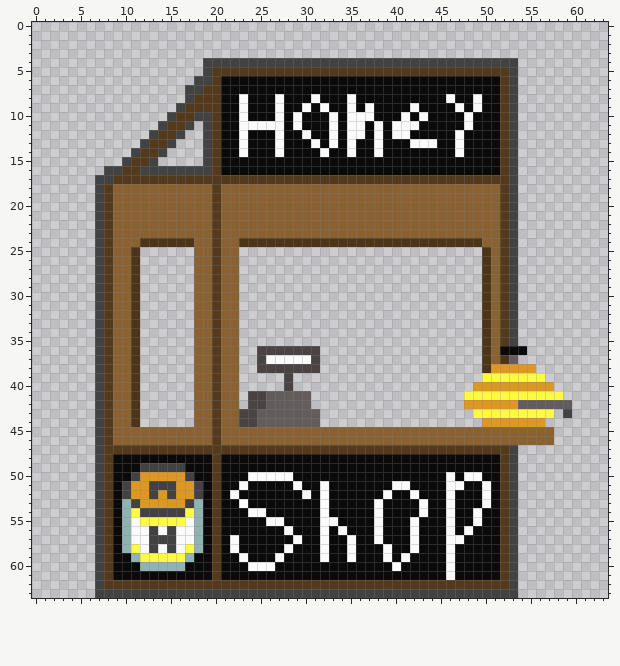
File history of a pixel-art sprite, assets/sprites/honey_shop.png. That is the earlier state.
The file is 64x64 pixels.
The result:
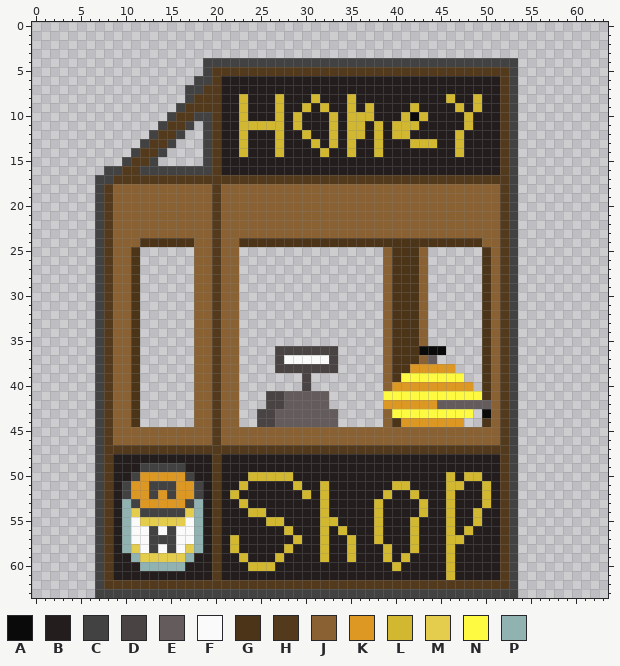
Palette (. is transparent): A #0b0a0a  B #231d1d  C #424242  D #494343  E #645c5c  F #fafafa  G #4c3419  H #543a1c  J #8a6133  K #dc9823  L #d1b830  M #e4cc4c  N #fdfa41  P #90b3b1
Diff:
@@ x 19..53 @@
  5 CHHHHHHHHHHHHHHHHHHHHHHHHHHHHHHHHHC
- 6 CHAAAAAAAAAAAAAAAAAAAAAAAAAAAAAAAHC
- 7 HHAAAAAAAAAAAAAAAAAAAAAAAAAAAAAAAHC
- 8 HHAAFAAAFAAAFAAAFAAAAAAAAAAFAAFAAHC
- 9 HHAAFAAAFAAFAFAAFAFAAAAFAAAAFAFAAHC
-10 CHAAFAAAFAFAAAFAFFFAAAFAFAAAAFAAAHC
-11 CHAAFFFFFAFAAAFAFFAFAFFFAAAAAFAAAHC
-12 CHAAFAAAFAAFAAFAFFAFAFFAAAAAFAAAAHC
-13 CHAAFAAAFAAAFAFAFAAFAAAFFFAAFAAAAHC
-14 CHAAFAAAFAAAAFAAFAAFAAAAAAAAFAAAAHC
-15 CHAAAAAAAAAAAAAAAAAAAAAAAAAAAAAAAHC
-16 CHAAAAAAAAAAAAAAAAAAAAAAAAAAAAAAAHC
+ 6 CHBBBBBBBBBBBBBBBBBBBBBBBBBBBBBBBHC
+ 7 HHBBBBBBBBBBBBBBBBBBBBBBBBBBBBBBBHC
+ 8 HHBBLBBBLBBBLBBBLBBBBBBBBBBLBBLBBHC
+ 9 HHBBLBBBLBBLBLBBLBLBBBBLBBBBLBLBBHC
+10 CHBBLBBBLBLBBBLBLLLBBBLALBBBBLBBBHC
+11 CHBBLLLLLBLBBBLBLLBLBLLLBBBBBLBBBHC
+12 CHBBLBBBLBBLBBLBLLBLBLLBBBBBLBBBBHC
+13 CHBBLBBBLBBBLBLBLBBLBBBLLLBBLBBBBHC
+14 CHBBLBBBLBBBBLBBLBBLBBBBBBBBLBBBBHC
+15 CHBBBBBBBBBBBBBBBBBBBBBBBBBBBBBBBHC
+16 CHBBBBBBBBBBBBBBBBBBBBBBBBBBBBBBBHC
 17 HHHHHHHHHHHHHHHHHHHHHHHHHHHHHHHHHHC
@@ x 0..63 @@
 24 .......CHJJJGGGGGGJJHJJGGGGGGGGGGGGGGGGGGGGGGGGGGGJJHC..........
-25 .......CHJJG......JJHJJ...........................GJHC..........
-26 .......CHJJG......JJHJJ...........................GJHC..........
-27 .......CHJJG......JJHJJ...........................GJHC..........
-28 .......CHJJG......JJHJJ...........................GJHC..........
-29 .......CHJJG......JJHJJ...........................GJHC..........
-30 .......CHJJG......JJHJJ...........................GJHC..........
-31 .......CHJJG......JJHJJ...........................GJHC..........
-32 .......CHJJG......JJHJJ...........................GJHC..........
-33 .......CHJJG......JJHJJ...........................GJHC..........
-34 .......CHJJG......JJHJJ...........................GJHC..........
-35 .......CHJJG......JJHJJ...........................GJHC..........
-36 .......CHJJG......JJHJJ..DDDDDDD..................GJAAA.........
-37 .......CHJJG......JJHJJ..DFFFFFD..................GJGE..........
-38 .......CHJJG......JJHJJ..DDDDDDD..................GKKKKK........
-39 .......CHJJG......JJHJJ.....D.....................NNNNNNN.......
-40 .......CHJJG......JJHJJ.....D....................KKKKKKKKK......
-41 .......CHJJG......JJHJJ.DDEEEEE.................NNNNNNNNNNN.....
-42 .......CHJJG......JJHJJ.DDEEEEE.................KKKKKKEEEEEE....
-43 .......CHJJG......JJHJJDDEEEEEEE.................NNNNNNNNN.C....
-44 .......CHJJG......JJHJJDDEEEEEEE..................KKKKKKK.......
-45 .......CHJJJJJJJJJJJHJJJJJJJJJJJJJJJJJJJJJJJJJJJJJJJJJJJJJ......
-46 .......CHJJJJJJJJJJJHJJJJJJJJJJJJJJJJJJJJJJJJJJJJJJJJJJJJJ......
+25 .......CHJJG......JJHJJ................JGGGJ......GJHC..........
+26 .......CHJJG......JJHJJ................JGGGJ......GJHC..........
+27 .......CHJJG......JJHJJ................JGGGJ......GJHC..........
+28 .......CHJJG......JJHJJ................JGGGJ......GJHC..........
+29 .......CHJJG......JJHJJ................JGGGJ......GJHC..........
+30 .......CHJJG......JJHJJ................JGGGJ......GJHC..........
+31 .......CHJJG......JJHJJ................JGGGJ......GJHC..........
+32 .......CHJJG......JJHJJ................JGGGJ......GJHC..........
+33 .......CHJJG......JJHJJ................JGGGJ......GJHC..........
+34 .......CHJJG......JJHJJ................JGGGJ......GJHC..........
+35 .......CHJJG......JJHJJ................JGGGJ......GJHC..........
+36 .......CHJJG......JJHJJ....DDDDDDD.....JGGGAAA....GJHC..........
+37 .......CHJJG......JJHJJ....DFFFFFD.....JGGGJE.....GJHC..........
+38 .......CHJJG......JJHJJ....DDDDDDD.....JGGKKKKK...GJHC..........
+39 .......CHJJG......JJHJJ.......D........JGNNNNNNN..GJHC..........
+40 .......CHJJG......JJHJJ.......D........JKKKKKKKKK.GJHC..........
+41 .......CHJJG......JJHJJ...DDEEEEE......NNNNNNNNNNNGJHC..........
+42 .......CHJJG......JJHJJ...DDEEEEE......KKKKKKEEEEEEJHC..........
+43 .......CHJJG......JJHJJ..DDEEEEEEE.....JNNNNNNNNN.AJHC..........
+44 .......CHJJG......JJHJJ..DDEEEEEEE.....JGKKKKKKK..GJHC..........
+45 .......CHJJJJJJJJJJJHJJJJJJJJJJJJJJJJJJJJJJJJJJJJJJJHC..........
+46 .......CHJJJJJJJJJJJHJJJJJJJJJJJJJJJJJJJJJJJJJJJJJJJHC..........
 47 .......CHHHHHHHHHHHHHHHHHHHHHHHHHHHHHHHHHHHHHHHHHHHHHC..........
-48 .......CHAAAAAAAAAAAHAAAAAAAAAAAAAAAAAAAAAAAAAAAAAAAHC..........
-49 .......CHAAACCCCCAAAHAAAAAAAAAAAAAAAAAAAAAAAAAAAAAAAHC..........
-50 .......CHAACKKKKKCAAHAAAFFFFFAAAAAAAAAAAAAAAAAFAFFAAHC..........
-51 .......CHACKKCCCKKCAHAAFAAAAAFAAFAAAAAAAFFAAAAFFAAFAHC..........
-52 .......CHACKKCKCKKCAHAFAAAAAAAFAFAAAAAAFAAFAAAFAAAFAHC..........
-53 .......CHAPCKKKKKCPAHAAFAAAAAAAAFAAAAAFAAAAFAAFAAAFAHC..........
-54 .......CHAPNCCCCCNPAHAAAFFAAAAAAFAAAAAFAAAAFAAFAAFAAHC..........
-55 .......CHAPFNNNNNFPAHAAAAAFFAAAAFFAAAAFAAAFAAAFAAFAAHC..........
-56 .......CHAPFFCFCFFPAHAAAAAAAFAAAFAFAAAFAAAFAAAFAFAAAHC..........
-57 .......CHAPFFCCCFFPAHAFAAAAAAFAAFAAFAAFAAAFAAAFFAAAAHC..........
-58 .......CHAPNFCFCFNPAHAFAAAAAFAAAFAAFAAAFAAFAAAFAAAAAHC..........
-59 .......CHAAPNNNNNPAAHAAFAAAFAAAAFAAFAAAFAFAAAAFAAAAAHC..........
-60 .......CHAAAPPPPPAAAHAAAFFFAAAAAAAAAAAAAFAAAAAFAAAAAHC..........
-61 .......CHAAAAAAAAAAAHAAAAAAAAAAAAAAAAAAAAAAAAAFAAAAAHC..........
+48 .......CHBBBBBBBBBBBHBBBBBBBBBBBBBBBBBBBBBBBBBBBBBBBHC..........
+49 .......CHBBBCCCCCBBBHBBBBBBBBBBBBBBBBBBBBBBBBBBBBBBBHC..........
+50 .......CHBBCKKKKKCBBHBBBLLLLLBBBBBBBBBBBBBBBBBLBLLBBHC..........
+51 .......CHBCKKCCCKKCBHBBLBBBBBLBBLBBBBBBBLLBBBBLLBBLBHC..........
+52 .......CHBCKKCKCKKCBHBLBBBBBBBLBLBBBBBBLBBLBBBLBBBLBHC..........
+53 .......CHBPCKKKKKCPBHBBLBBBBBBBBLBBBBBLBBBBLBBLBBBLBHC..........
+54 .......CHBPMCCCCCMPBHBBBLLBBBBBBLBBBBBLBBBBLBBLBBLBBHC..........
+55 .......CHBPFMMMMMFPBHBBBBBLLBBBBLLBBBBLBBBLBBBLBBLBBHC..........
+56 .......CHBPFFCFCFFPBHBBBBBBBLBBBLBLBBBLBBBLBBBLBLBBBHC..........
+57 .......CHBPFFCCCFFPBHBLBBBBBBLBBLBBLBBLBBBLBBBLLBBBBHC..........
+58 .......CHBPMFCFCFMPBHBLBBBBBLBBBLBBLBBBLBBLBBBLBBBBBHC..........
+59 .......CHBBPMMMMMPBBHBBLBBBLBBBBLBBLBBBLBLBBBBLBBBBBHC..........
+60 .......CHBBBPPPPPBBBHBBBLLLBBBBBBBBBBBBBLBBBBBLBBBBBHC..........
+61 .......CHBBBBBBBBBBBHBBBBBBBBBBBBBBBBBBBBBBBBBLBBBBBHC..........
 62 .......CHHHHHHHHHHHHHHHHHHHHHHHHHHHHHHHHHHHHHHHHHHHHHC..........
